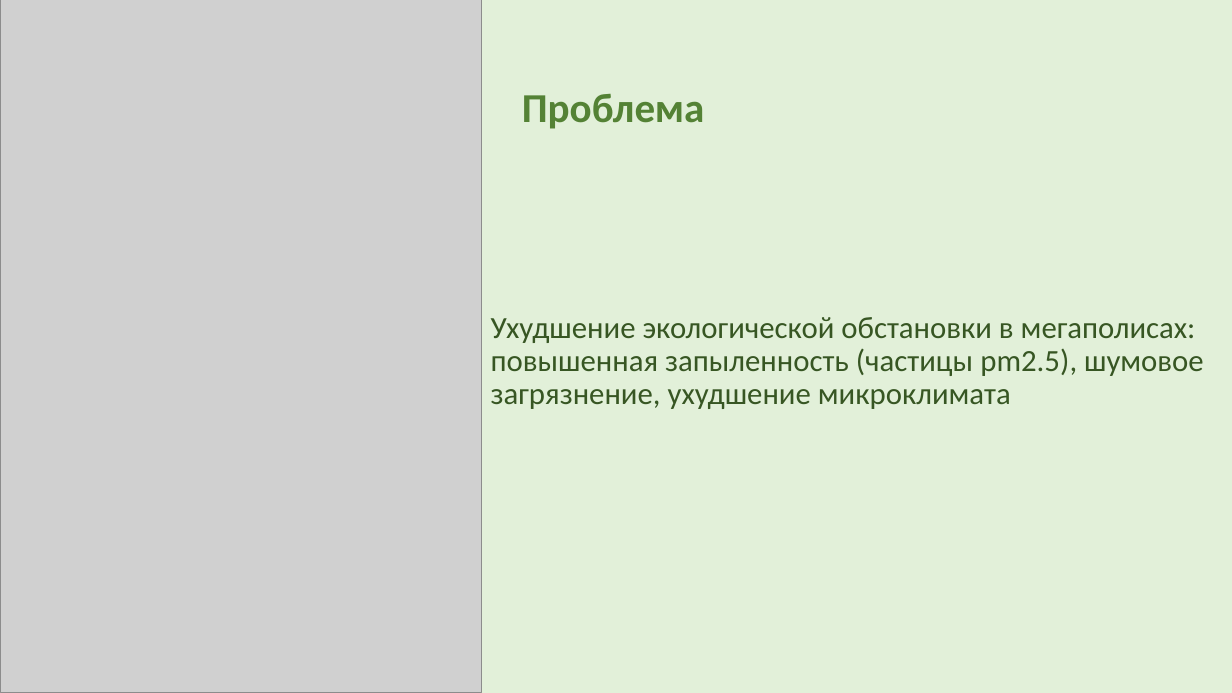
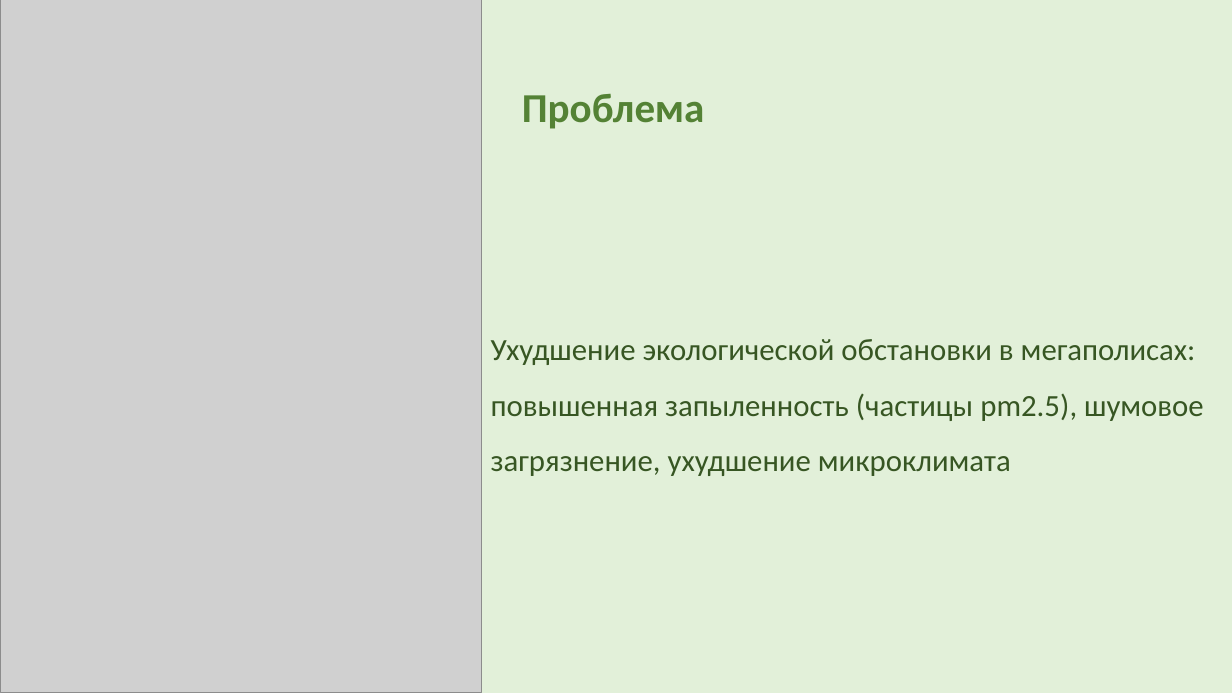
Before and after one commit to AkulinaDN/RoofPark, a slide deck: slide 4 of 10б Неумойчева презентация.pptm. Drawn at 1232x693 pixels with LibreOffice and Linux fonts; fonts in the diff are those of the drawing; grey boxes stand for pictures. Boxes give left, top, right and bottom in pixels: in the first picture for what was removed or moved away, otherwise in the second. Text is boxed around its words. In the diff, an @@ line names an element or a change of style, - is before the commit and + after.

```diff
--- a/10б Неумойчева презентация.pptm
+++ b/10б Неумойчева презентация.pptm
@@ text "Ухудшение экологической обстановки в мегаполисах: ..." at bbox=[491, 339, 1204, 476]: line spacing 0.9 to 1.5 @@
```
Also in this commit, not shown: 2 other slides changed, 2 other files.
